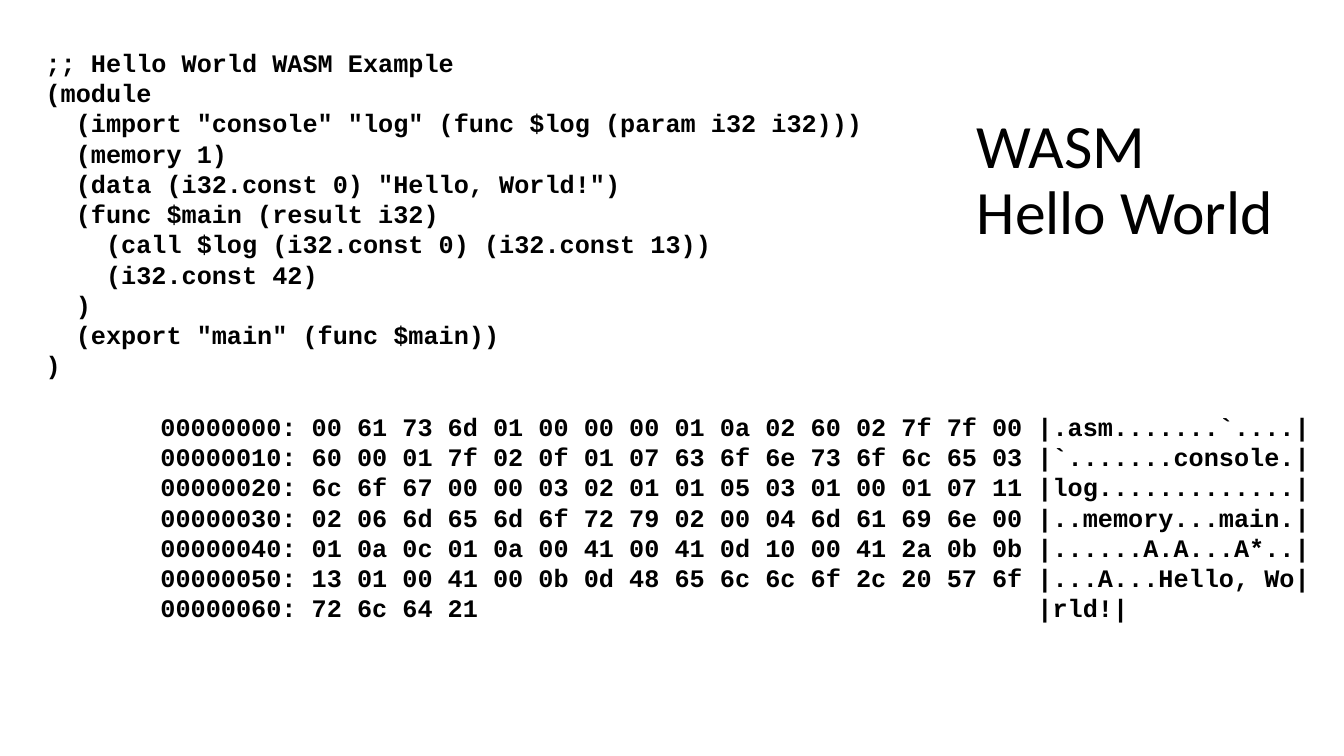
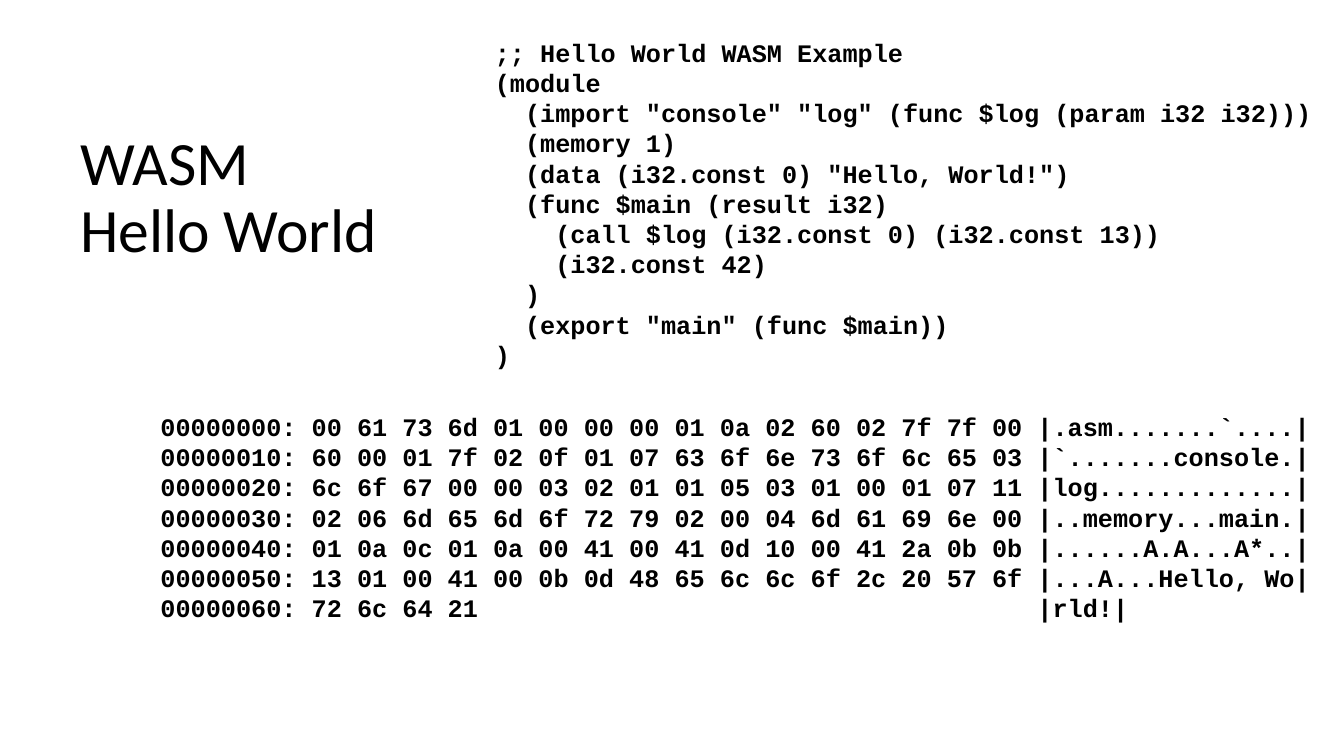
Before and after one commit to csev/ca4e, a slide deck: slide 12 of lectures/07-Emulator.pptx. Drawn at 1344x756 pixels with LibreOffice and Linux fonts; fonts in the diff are those of the drawing. Boxes give left, top, right and bottom in pixels: in the first picture for what was removed or moved away, otherwise in the second. Text is boxed around its words. In the diff, an @@ line names an element or a change of style, - is before the commit and + after.

```diff
--- a/lectures/07-Emulator.pptx
+++ b/lectures/07-Emulator.pptx
@@ text ";; Hello World WASM Example": place and size @@
-text ";; Hello World WASM Example" at box(46, 53, 862, 350)
+text ";; Hello World WASM Example" at box(495, 43, 1312, 340)
@@ title "WASM Hello World": place and size @@
-title "WASM Hello World" at box(977, 128, 1273, 235)
+title "WASM Hello World" at box(80, 145, 377, 253)
```
Also in this commit, not shown: 3 other slides changed, 3 other files.
